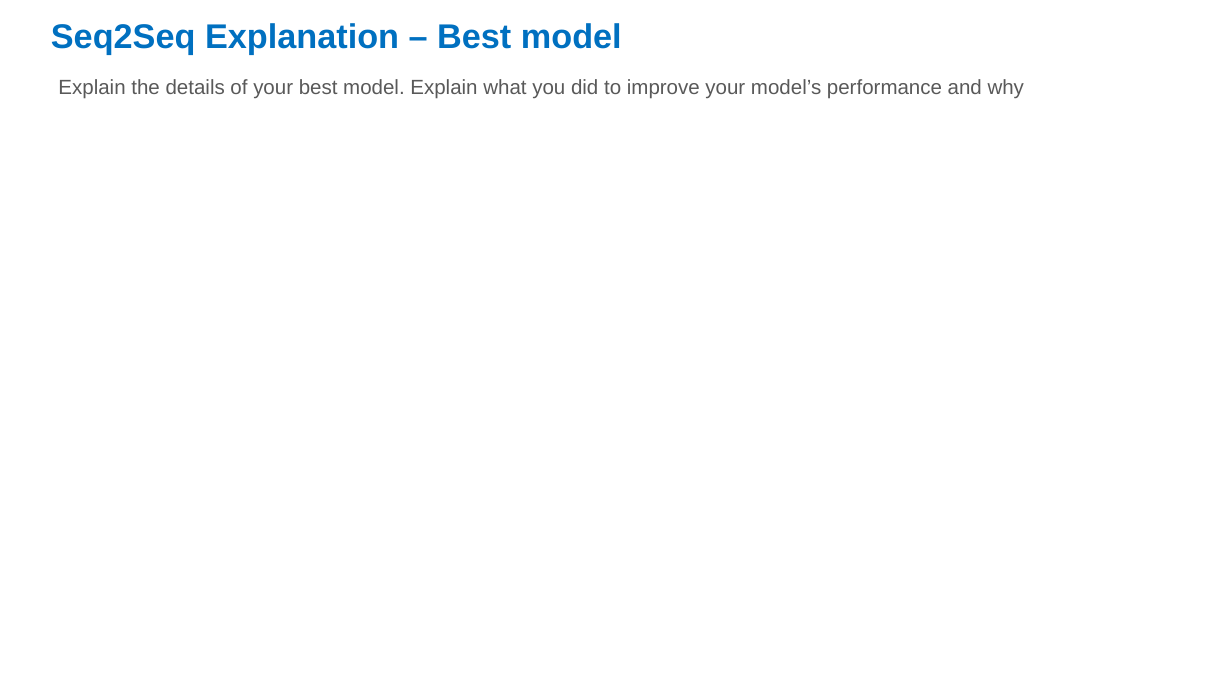
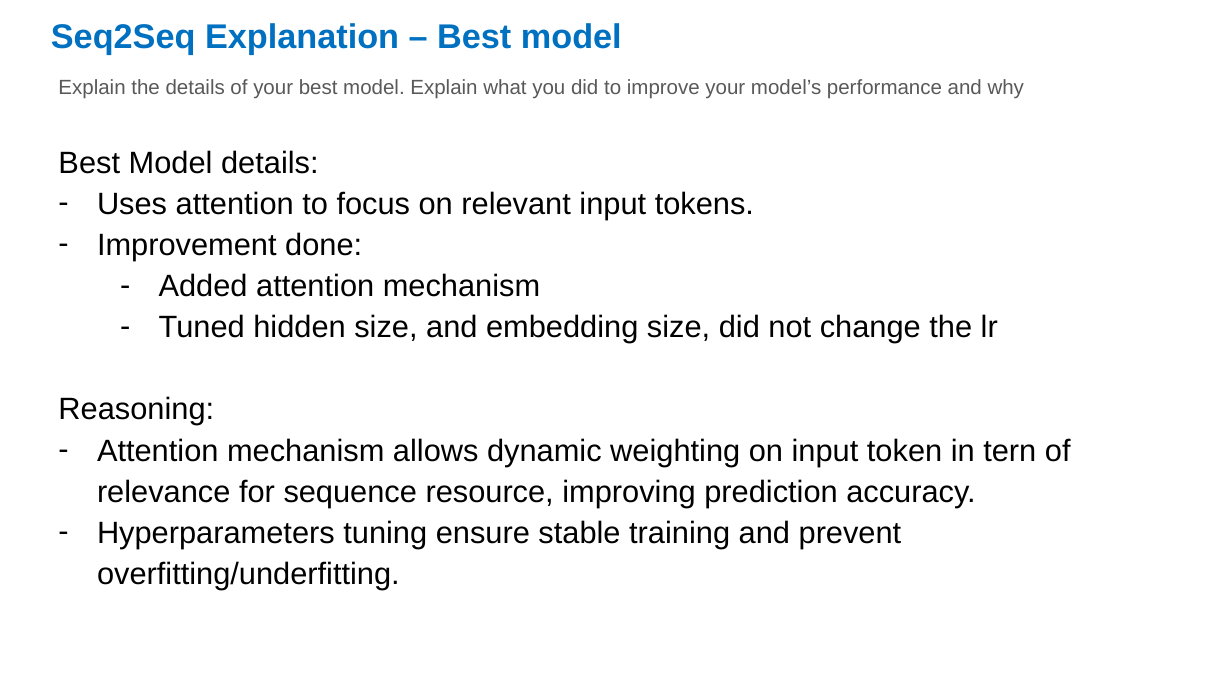
Before and after one commit to winniethebear424/DL, a slide deck: slide 7 of assignment3-nlp-template.pptx. Drawn at 1232x693 pixels with LibreOffice and Linux fonts; fonts in the diff are those of the drawing. Boxes give left, top, right and bottom in pixels: in the first picture for what was removed or moved away, otherwise in the second. Text is boxed around its words. In the diff, an @@ line names an element or a change of style, - is before the commit and + after.

```diff
--- a/assignment3-nlp-template.pptx
+++ b/assignment3-nlp-template.pptx
@@ text added at (58, 150, 1071, 589), 18 pt, text #000000 @@
+Best Model details:
+– Uses attention to focus on relevant input tokens.
+– Improvement done:
+  – Added attention mechanism
+  – Tuned hidden size, and embedding size, did not change the lr
+Reasoning:
+– Attention mechanism allows dynamic weighting on input token in tern of relevance for sequence resource, improving prediction accuracy.
+– Hyperparameters tuning ensure stable training and prevent overfitting/underfitting.
```
Also in this commit, not shown: 8 other slides changed, 9 other files.
